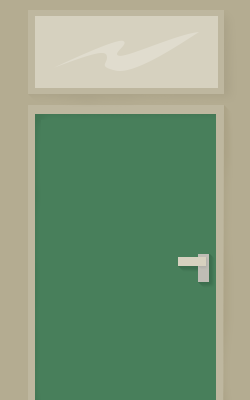
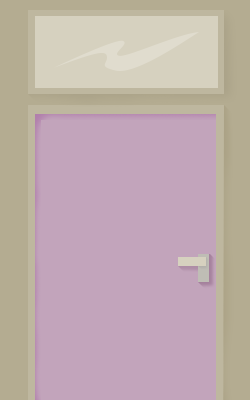
Comparing the layer stacks of the two 250px x 400px images. Changes:
painted on "Shape 5" over [198, 254, 216, 289]
painted on "Shape 4" over [178, 257, 214, 273]
added layer "Rectangle 1 copie 2" above "Rectangle 1 copie" over [35, 114, 216, 400]
hid "Rectangle 1" over [35, 114, 216, 400]
